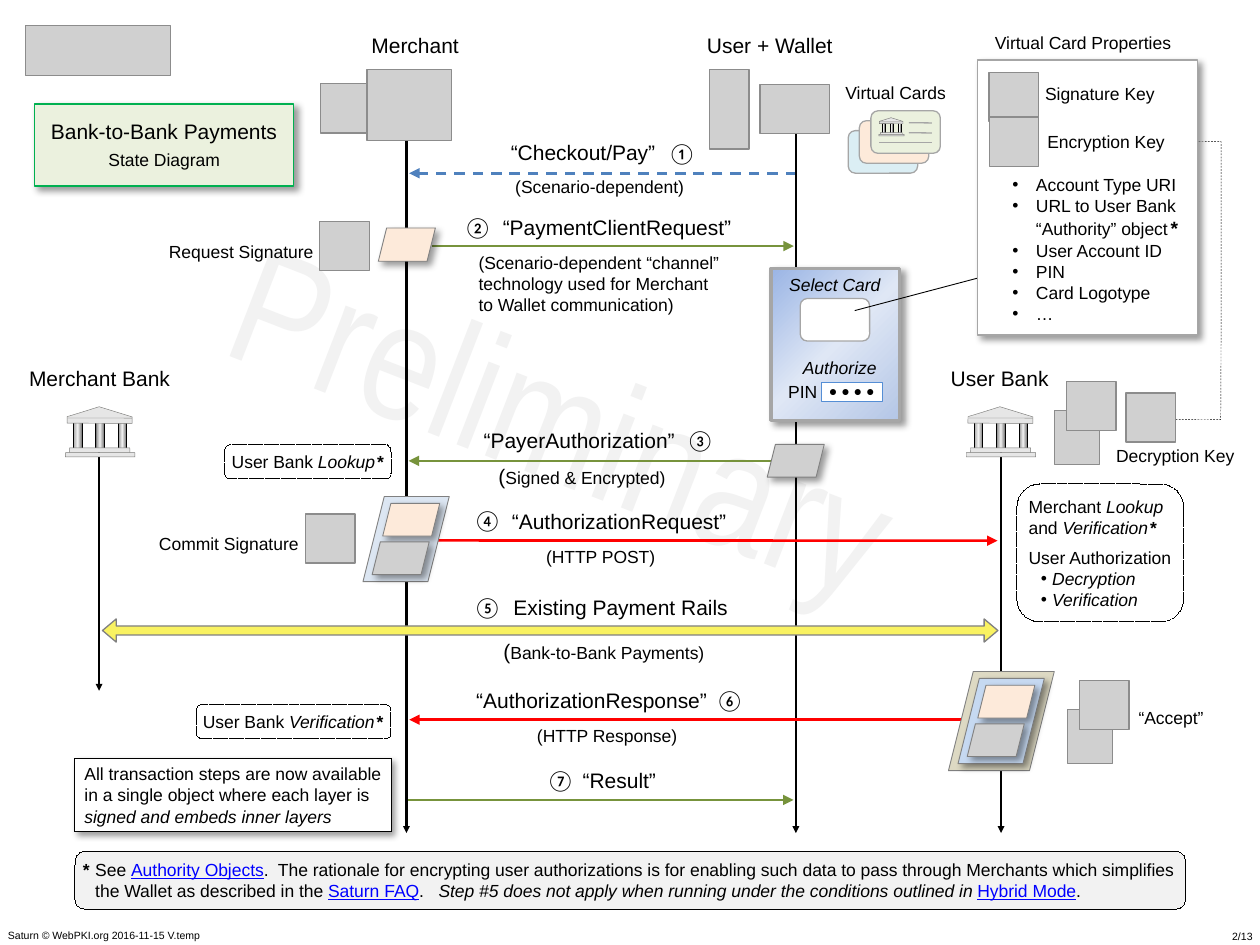
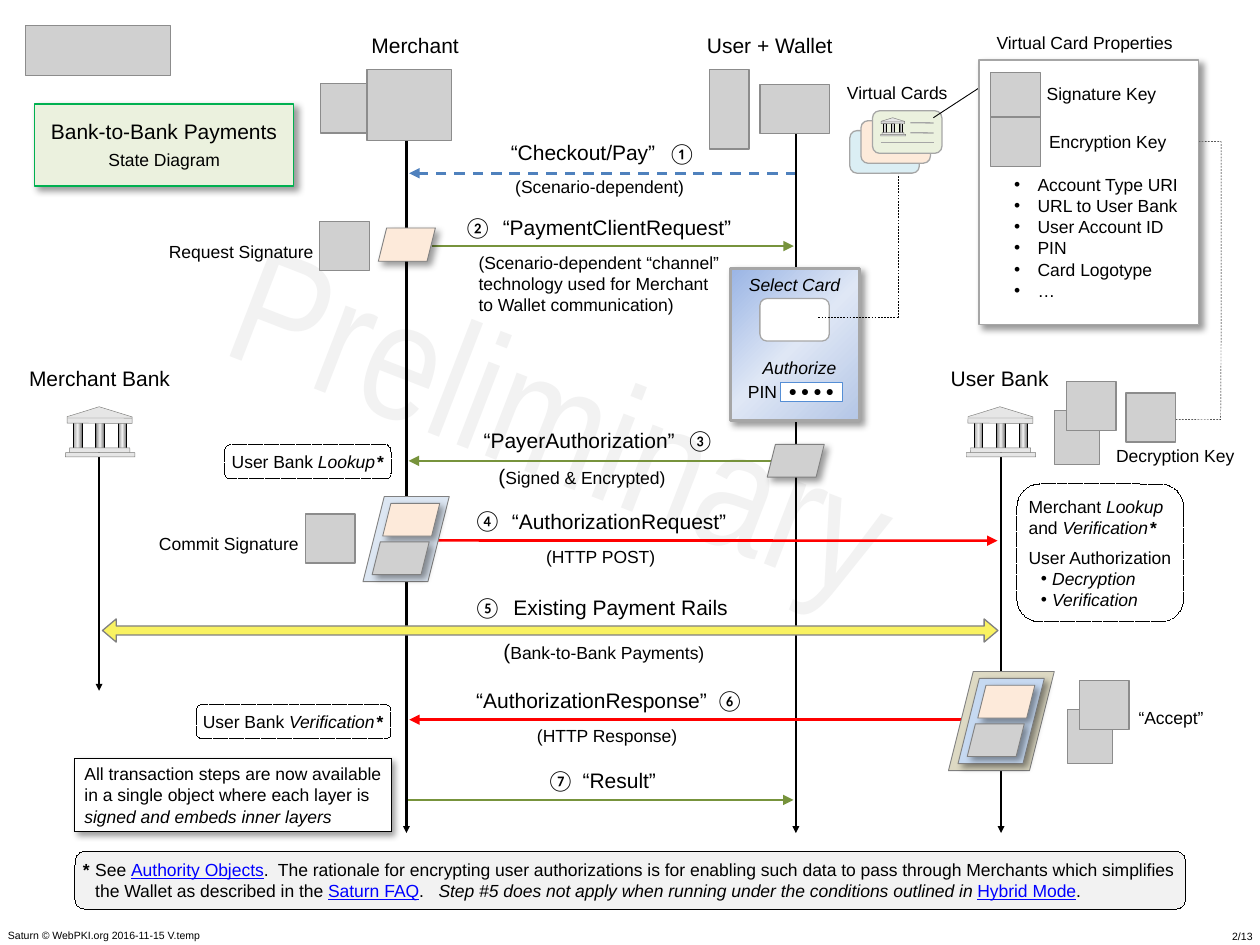
Before and after one commit to cyberphone/doc, a slide deck: slide 2 of saturn/saturn-v3-presentation.pptx. Drawn at 1260x945 pixels with LibreOffice and Linux fonts; fonts in the diff are those of the drawing; grey boxes stand for pictures. Boxes give left, top, right and bottom in pixels: in the first picture for what was removed or moved away, otherwise in the second. Text is boxed around its words. In the diff, an @@ line names an element or a change of style, - is before the commit and + after.

```diff
--- a/saturn/saturn-v3-presentation.pptx
+++ b/saturn/saturn-v3-presentation.pptx
@@ line added from (934, 117) to (998, 76), #000000 0.5 pt @@
@@ rectangle resized from (x1=978, y1=60, x2=1198, y2=335) to (x1=979, y1=60, x2=1200, y2=325) @@
@@ outline redrawn in 3 elements at (x1=881, y1=117, x2=905, y2=123), (x1=882, y1=132, x2=903, y2=134), (x1=881, y1=135, x2=906, y2=136) @@
@@ elbow line added from (819, 318) to (898, 164), #000000 0.25 pt dashed @@
@@ text at (x1=1038, y1=199, x2=1178, y2=212): text changed @@
-• URL to User Bank
-  “Authority” object *
+• URL to User Bank
@@ 3 texts, 2 rectangles, 1 rounded rectangle moved together from (x1=771, y1=268, x2=900, y2=421) to (x1=731, y1=268, x2=859, y2=421) @@
@@ line removed from (854, 311) to (1018, 267) @@
```
Also in this commit, not shown: 2 other slides changed, 1 other file.
